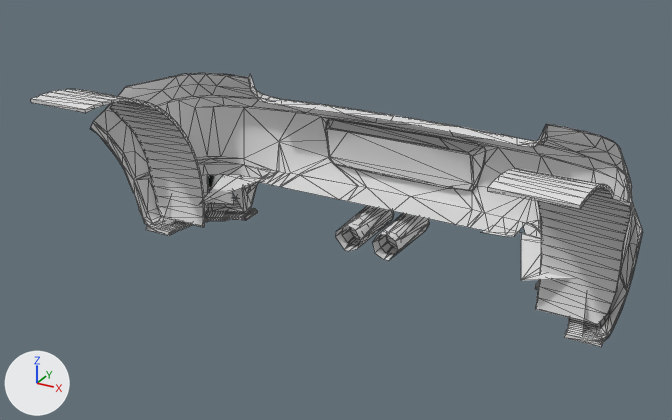
An edit to the glTF model public/parts/wendtStrom_rearBumper_trackBase.glb, drawn before and after from the same camera.
The view is the same before and after, from a camera (50 mm lens) standing at (1.177, -0.568, 1.515) and looking at (-0.012, 1.594, 0.434). The axes (+X, +Y, +Z) are drawn at lower left. The lights are the same throughout. The older version comes first. Mesh edges are drawn as thin lines. Where no turn or scale is listed for an object, it has been applied to the vertices. Vertices at exactly the same position are counted once.

Names of what the first picture shows: 'rearBumper_trackBase'.
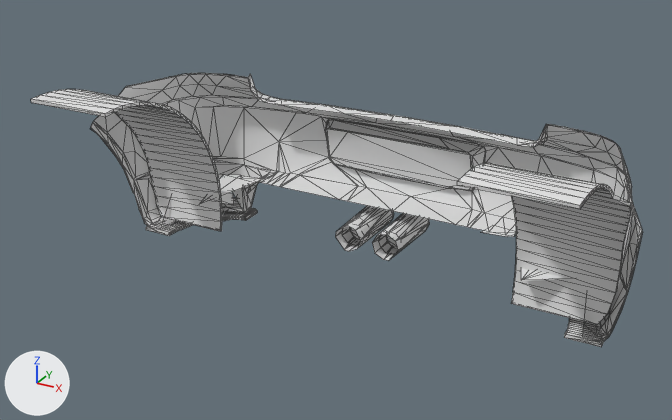
Commit message: Wendt Strom: Track rear bumpers' well liners reach the floor tub

Where the change shows, as pixel boxes [x1, y1, x2, y2] in the pictures (672 x 420 px; the box of a moved part takes in the faces that stretch with it):
part 1 of me_wendtstrom_rearbumper_trackbase, moved or reshaped
    before: [488, 169, 631, 325]
    after: [457, 163, 631, 325]
part 2 of me_wendtstrom_rearbumper_trackbase, moved or reshaped
    before: [31, 89, 205, 227]
    after: [31, 89, 222, 231]

The change, as a diff of the scene's bpy script:
```diff
--- a/public/parts/wendtStrom_rearBumper_trackBase.glb.py
+++ b/public/parts/wendtStrom_rearBumper_trackBase.glb.py
@@ me_wendtstrom_rearbumper_trackbase @@
 me_wendtstrom_rearbumper_trackbase.from_pydata(...)  # 1433 vertices, 2626 faces; spans x -0.85..0.85, y -0.41..0.41, z -0.29..0.29
 # used by ob_rearbumper_trackbase; location = (0.0, 1.619, 0.472)
+# me_wendtstrom_rearbumper_trackbase part 1: all 50 vertices in x 0.57, y -0.41..0.09, z -0.26..0.29 are moved by (-0.07, 0.0, 0.0)
+# me_wendtstrom_rearbumper_trackbase part 2: all 50 vertices in x -0.57, y -0.41..0.09, z -0.26..0.29 are moved by (0.07, 0.0, 0.0)
 me_wendtstrom_rearbumper_trackbase.materials.append(mat_paint)
```
